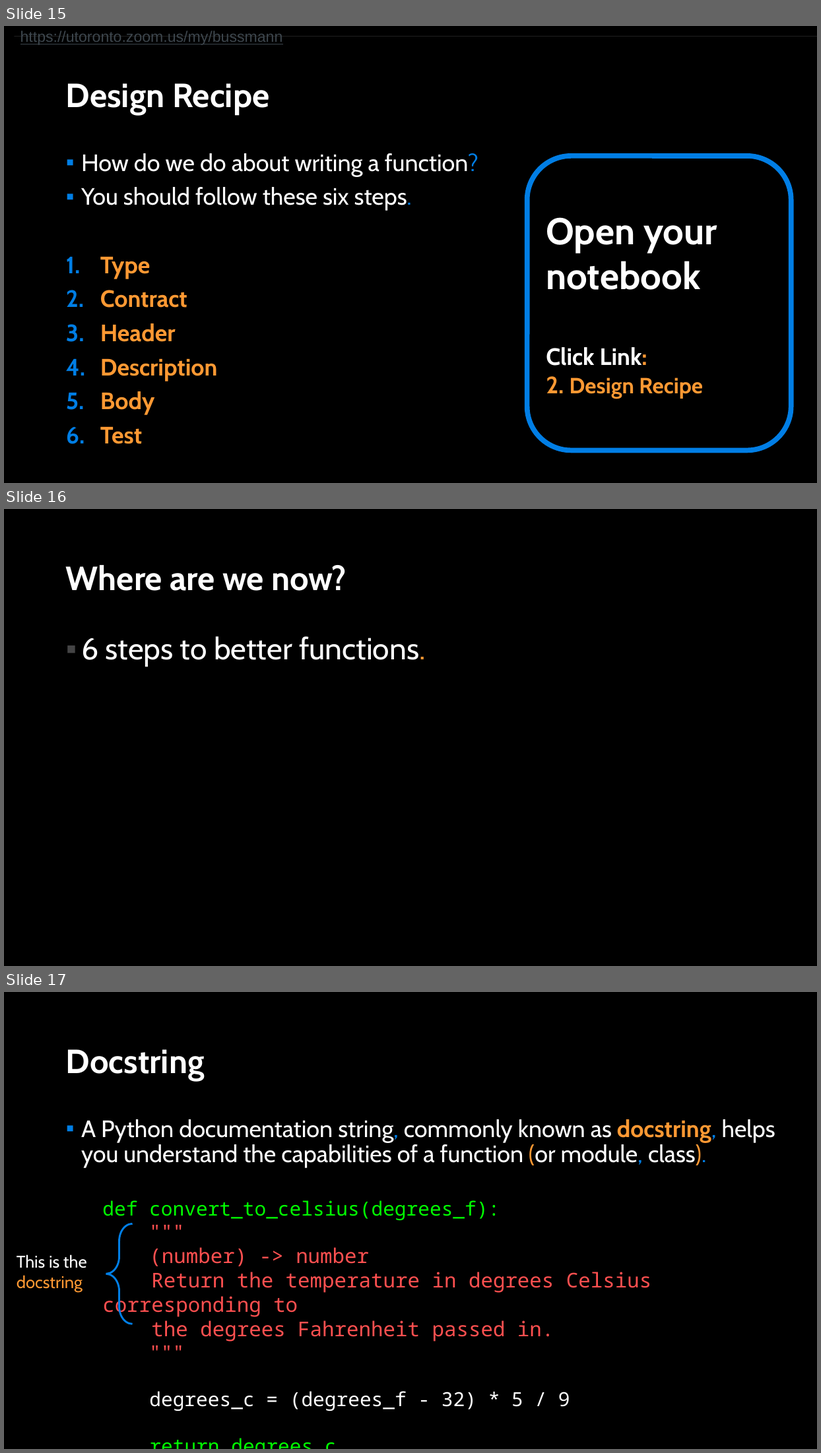
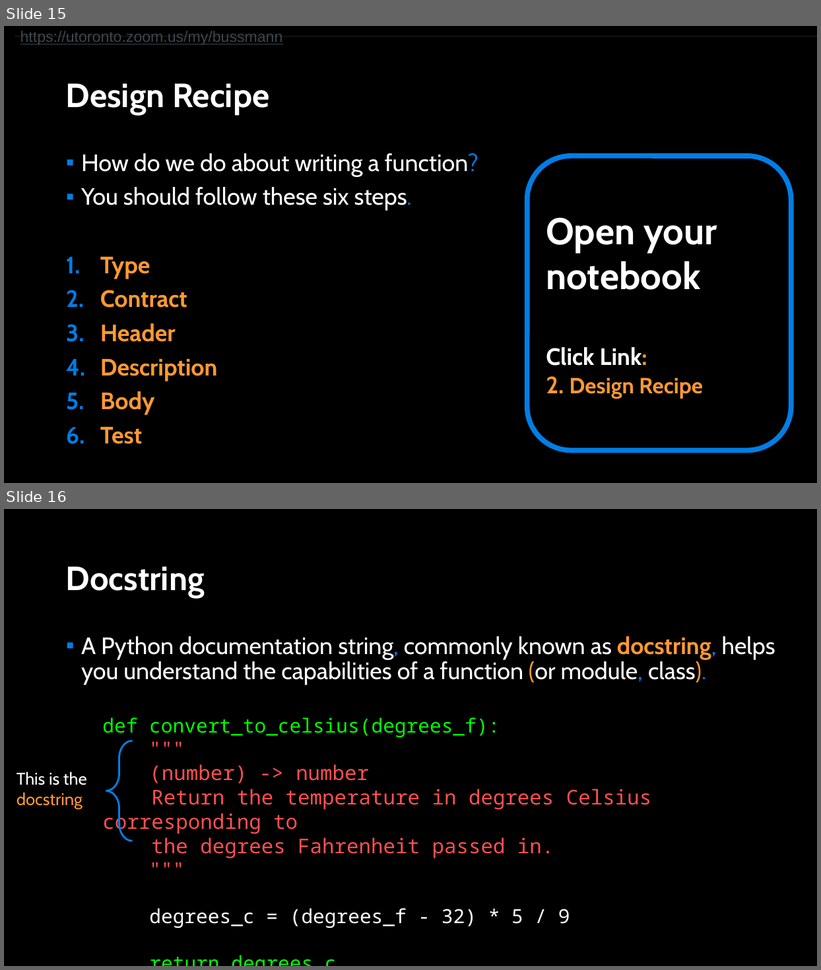
Before and after one commit to APS106/APS106-winter-2022-material, a slide deck: lectures/week2/lecture2/slides/week2_lecture2.pptx. Shown one above the other, each under a label of ours: slides 15, 16 and 17 before the commit, slides 15 and 16 after it. The pictures are 821x1453 and 821x970 pixels, drawn with LibreOffice and Linux fonts; fonts in the diff are those of the drawing; background and template pictures are left out. Boxes give left, top, right and bottom in pixels: in the first picture for what was removed or moved away, otherwise in the second. Text is boxed around its words. In the diff, an @@ line names an element or a change of style, - is before the commit and + after.

```diff
--- a/lectures/week2/lecture2/slides/week2_lecture2.pptx
+++ b/lectures/week2/lecture2/slides/week2_lecture2.pptx
@@ slide 16 removed at [4, 509, 817, 966], background picture (left out) @@
@@ title removed at [66, 565, 347, 591] @@
-Where are we now?
@@ text removed at [81, 636, 426, 667] @@
-▪ 6 steps to better functions.
@@ what was slide 17 is now slide 16 @@
```
Also in this commit, not shown: 5 slides changed, 1 slide added, 2 other slides removed, 4 other files.
